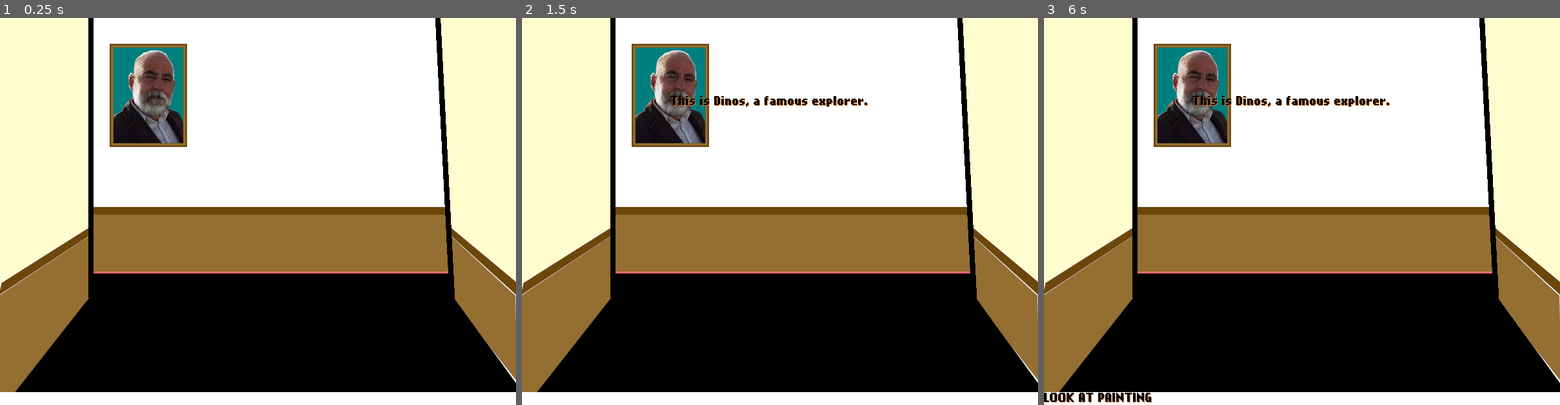
Above: before the commit, frames 1-3 (left to right).
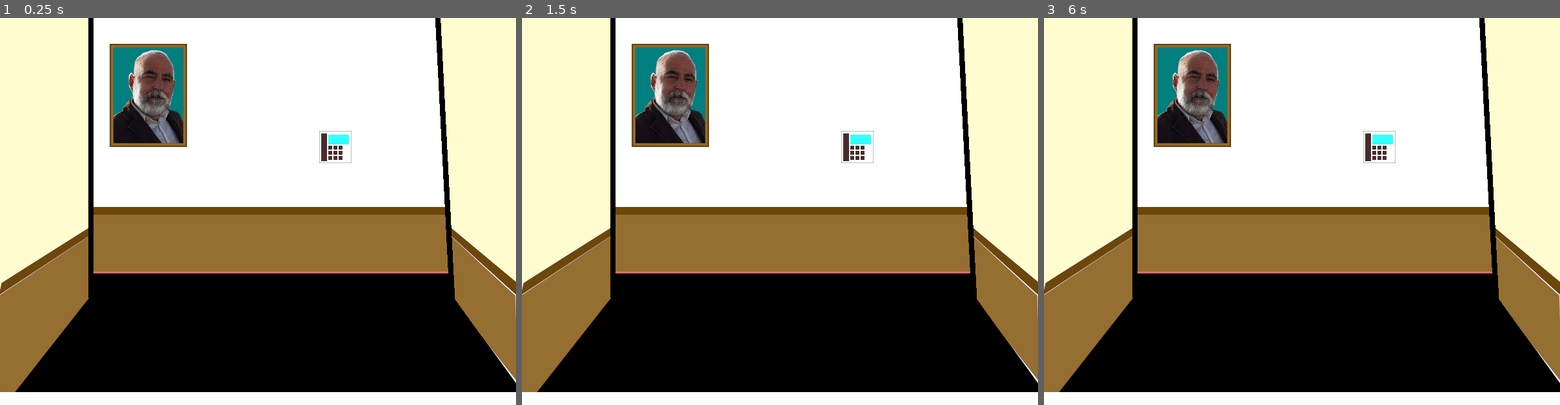
Above: after the commit, the same moments.

Repository: ditikos/GDAdvConcepts
Game: Godot game, scene res://WorldTest.tscn
Two runs of this game, one before a commit and one after it. Both use one fixed random seed, a clock stepped at 60 frames per second and the inputs below.
Inputs (mouse positions are in pixels of both pictures, inside the frame that each line leads up to):
- Up to frame 1 (0.25 s): no input
- Up to frame 2 (1.5 s): tap Enter at 0.5 s; move the mouse to (671, 95) at 0.52 s; click (671, 95) at 0.67 s; tap Space at 1.25 s; move the mouse to (676, 230) at 1.27 s; click (676, 230) at 1.42 s
- Up to frame 3 (6 s): tap Enter at 2, 3.5 s; move the mouse to (1353, 126) at 2.02 s; click (1353, 126) at 2.17 s; tap Space at 2.75, 4.25 s; move the mouse to (1276, 288) at 2.77 s; click (1276, 288) at 2.92 s; move the mouse to (1456, 269) at 3.52 s; click (1456, 269) at 3.67 s; move the mouse to (1147, 153) at 4.27 s; click (1147, 153) at 4.42 s; move the mouse to (1327, 211) at 5.02 s; click (1327, 211) at 5.17 s; move the mouse to (1224, 114) at 5.77 s; click (1224, 114) at 5.92 s

The runs differ from the first frame. In frame 1, 0.3% of the frame differs, in the area x 61-69%, y 29-38%; in frame 2, 0.8%; in frame 3, 1.1%, in the area x 0-69%, y 20-100%.

Commit message:
GDADV-002 Added second hotspot

Diff:
--- a/assets/GameScripts/dinos_script.gd
+++ b/assets/GameScripts/wallphone_script.gd
@@ -19,14 +19,14 @@
 		if event.button_index == BUTTON_LEFT:
 			if event.pressed:
 				print("[WPH01] Left button was clicked at ", event.position)
-				egoSay("This is Dinos, a famous explorer.")
+				egoSay("A wall phone. It has \n203-555-5227 \nwritten in it.")
 			else:
 				print("[WPH01] Left button was released")
 		if event.button_index == BUTTON_WHEEL_DOWN:
 			print("[WPH01] Wheel down")
 
 func _on_ObjectTemplate_mouse_entered():
-	CommandText.text = "LOOK AT PAINTING"
+	CommandText.text = "LOOK AT WALL PHONE"
 
 func _on_ObjectTemplate_mouse_exited():
 	CommandText.text = ""
@@ -34,7 +34,7 @@
 
 func egoSay(text):
 	get_tree().call_group("ego","say",text,self)
-	timer.set_wait_time(1.0)
+	timer.set_wait_time(2.0)
 	timer.connect("timeout", self, "_remove_text")
 	timer.start()
 
--- a/assets/script.json
+++ b/assets/script.json
@@ -18,6 +18,20 @@
                      "image":"dinos_portrait.png"
                   }
                ]
+            },
+            {
+               "name":"wallphone",
+               "x":520,
+               "y":200,
+               "w":50,
+               "h":50,
+               "states":[
+                  {
+                     "hs_x":50,
+                     "hs_y":50,
+                     "image":"wall_phone.png"
+                  }
+               ]
             }
          ]
       }
